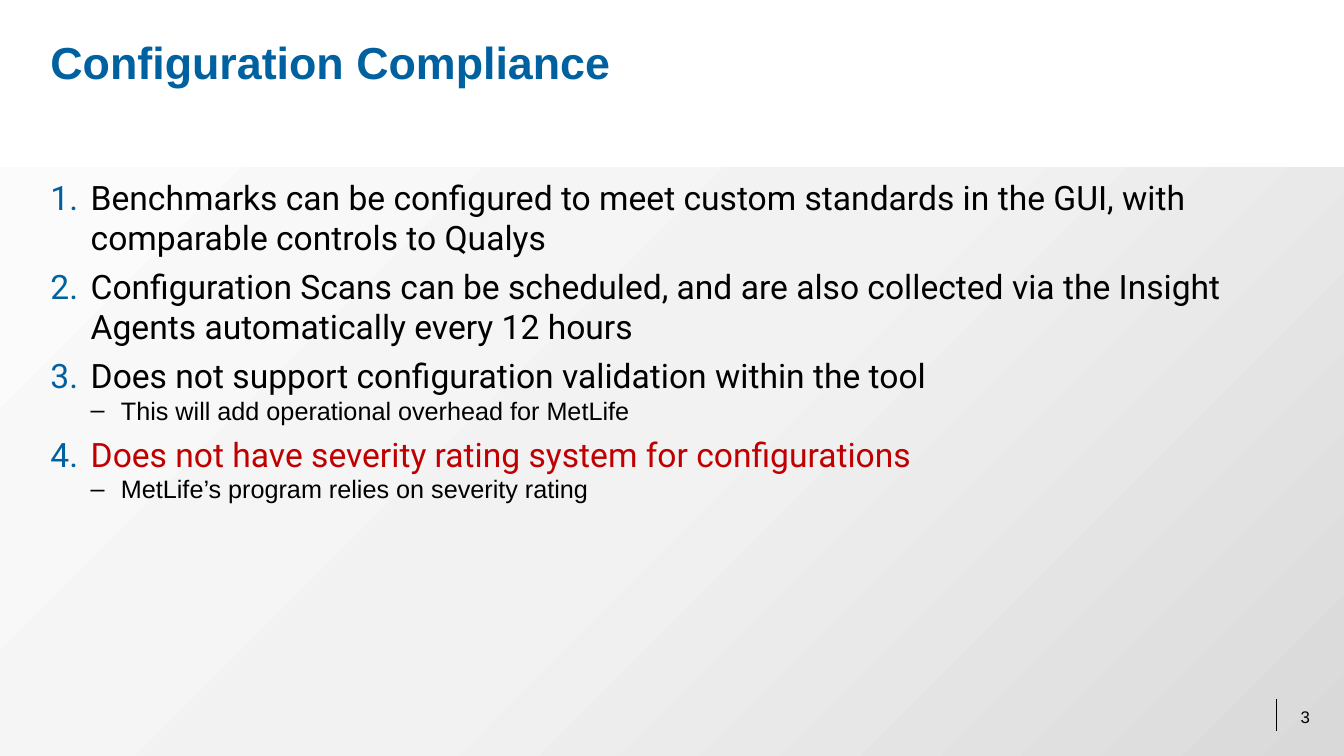
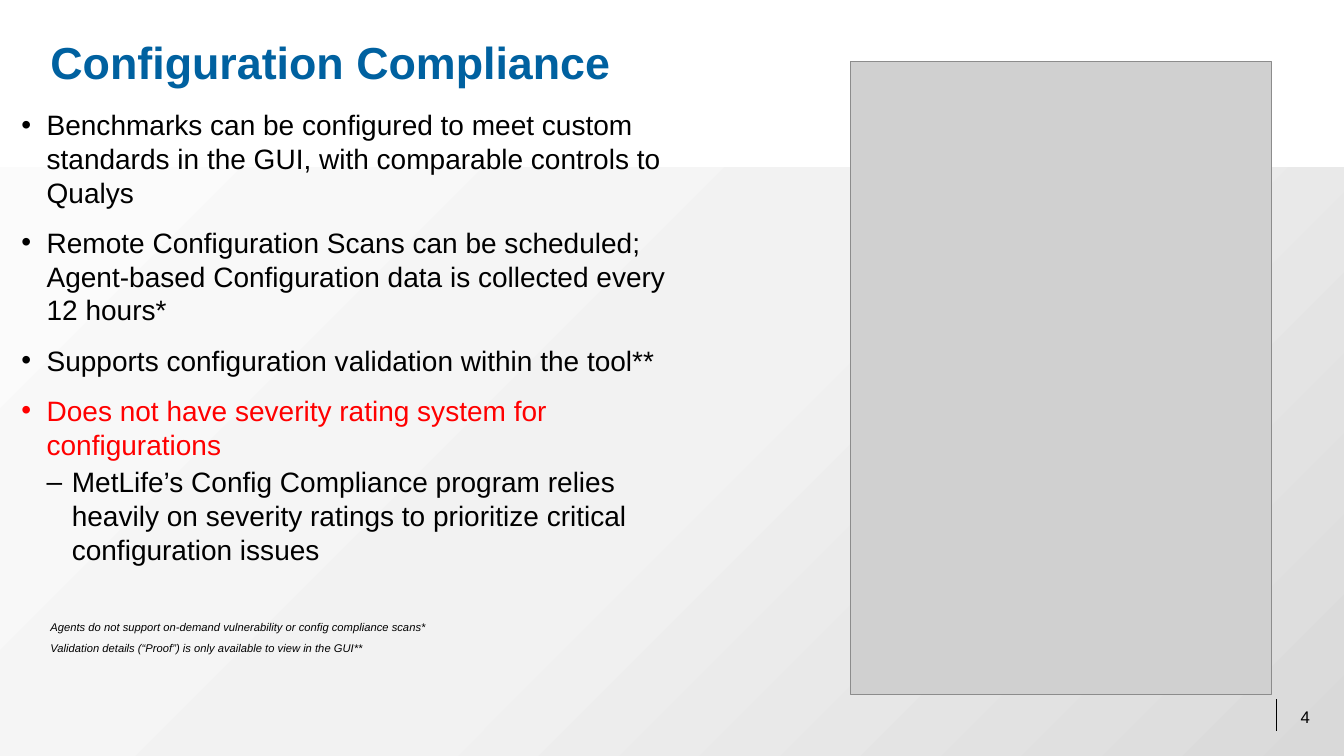
Before and after one commit to AidanMetLife25/Presentation, a slide deck: slide 4 of Rapid7ExecutivePresentation.pptx (slide 3 before the commit). Drawn at 1344x756 pixels with LibreOffice and Linux fonts; fonts in the diff are those of the drawing; grey boxes stand for pictures; background and template pictures are left out. Boxes give left, top, right and bottom in pixels: in the first picture for what was removed or moved away, otherwise in the second. Text is boxed around its words. In the diff, an @@ line names an element or a change of style, - is before the commit and + after.

```diff
--- a/Rapid7ExecutivePresentation.pptx
+++ b/Rapid7ExecutivePresentation.pptx
@@ picture added at [851,62,1272,695] @@
@@ text "Benchmarks can be configured to ...": place and size @@
-text "Benchmarks can be configured to ..." at [91,184,1221,504]
+text "Benchmarks can be configured to ..." at [47,114,665,565]
@@ text at [47,114,660,460]: size 24 to 20 pt, font Roboto to Arial in "Benchmarks can be configured to meet custom ...", "Does not have severity rating system for ..."; text colour #C00000 to #FF0000 in "Does not have severity rating system for ..."; bullet 1. to •; more space between paragraphs @@
@@ text at [47,232,665,376]: text changed; size 24 to 20 pt; font Roboto to Arial @@
-2. Configuration Scans can be scheduled, and are also collected via the Insight Agents automatically every 12 hours
-3. Does not support configuration validation within the tool
-  – This will add operational overhead for MetLife
+• Remote Configuration Scans can be scheduled; Agent-based Configuration data is collected every 12 hours*
+• Supports configuration validation within the tool**
@@ text at [72,471,626,565]: text changed; size 18 to 20 pt @@
-  – MetLife’s program relies on severity rating
+  – MetLife’s Config Compliance program relies heavily on severity ratings to prioritize critical configuration issues
@@ text added at [50,623,426,655], 8 pt, text #000000, italic @@
+Agents do not support on-demand vulnerability or config compliance scans*
+Validation details (“Proof”) is only available to view in the GUI**
@@ page number at [1301,711,1310,723]: text changed @@
-3
+4
```
Also in this commit, not shown: 4 other slides changed, 4 slides added, 1 slide removed.
